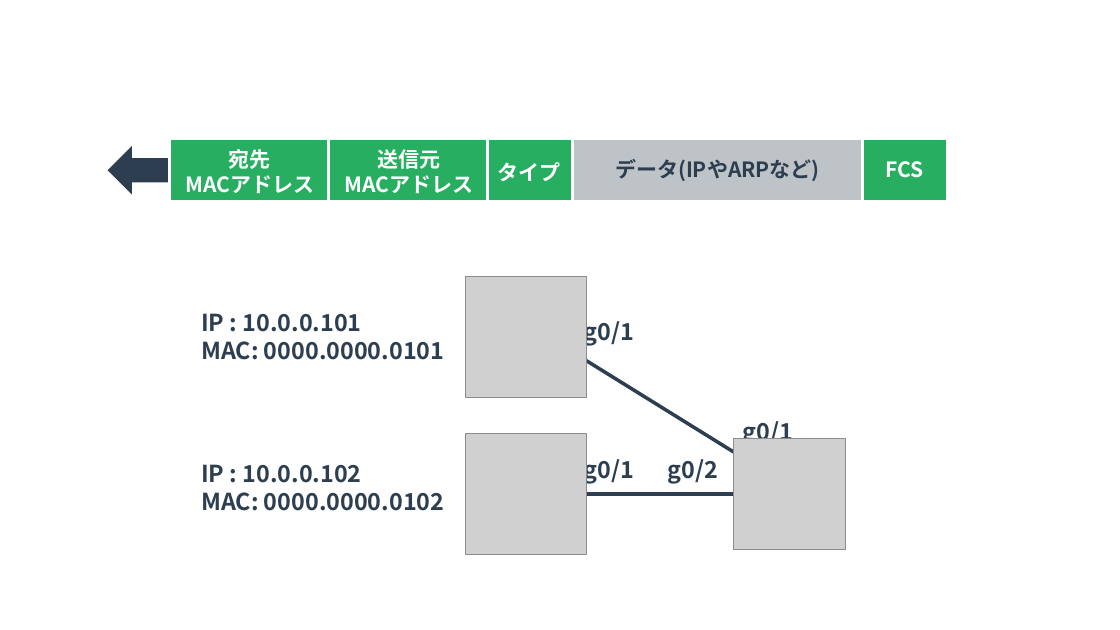
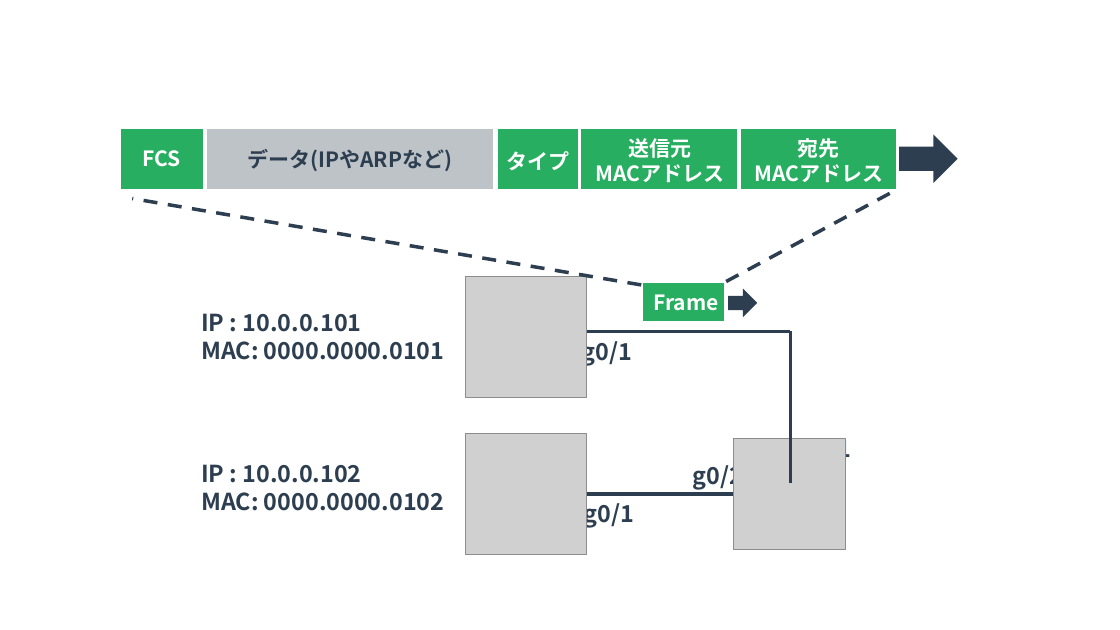
Before and after one commit to yuichi110/www.yuichi.com-network, a slide deck: slide 5 of slides/0025.pptx (slide 7 before the commit). Drawn at 1120x630 pixels with LibreOffice and Linux fonts; fonts in the diff are those of the drawing; grey boxes stand for pictures. Boxes give left, top, right and bottom in pixels: in the first picture for what was removed or moved away, otherwise in the second. Text is boxed around its words. In the diff, an @@ line names an element or a change of style, - is before the commit and + after.

```diff
--- a/slides/0025.pptx
+++ b/slides/0025.pptx
@@ rectangle: place and size @@
-rectangle at (863, 138, 948, 202)
+rectangle at (119, 127, 204, 191)
@@ text "FCS": place and size @@
-text "FCS" at (886, 161, 924, 178)
+text "FCS" at (143, 150, 181, 167)
@@ rectangle: place and size @@
-rectangle at (573, 138, 863, 202)
+rectangle at (205, 128, 495, 192)
@@ text "データ(IPやARPなど)": place and size @@
-text "データ(IPやARPなど)" at (615, 159, 820, 181)
+text "データ(IPやARPなど)" at (248, 149, 453, 171)
@@ text "タイプ": place and size @@
-text "タイプ" at (498, 162, 561, 181)
+text "タイプ" at (506, 151, 569, 170)
@@ rectangle: place and size @@
-rectangle at (487, 138, 572, 202)
+rectangle at (497, 127, 581, 191)
@@ rectangle: place and size @@
-rectangle at (329, 138, 488, 202)
+rectangle at (580, 127, 739, 191)
@@ text "送信元": place and size @@
-text "送信元" at (344, 149, 473, 194)
+text "送信元" at (595, 138, 724, 183)
@@ rectangle: place and size @@
-rectangle at (170, 138, 329, 202)
+rectangle at (739, 127, 898, 191)
@@ text "宛先": place and size @@
-text "宛先" at (185, 149, 314, 194)
+text "宛先" at (754, 138, 883, 183)
@@ left arrow at (860, 134, 958, 183): rotation 0 to 180 degrees @@
@@ line added from (641, 285) to (132, 198), #2C3E50 3 pt dashed @@
@@ line added from (727, 281) to (895, 191), #2C3E50 3 pt dashed @@
@@ rectangle added at (641, 281, 726, 323), fill #27AE60, outline #FFFFFF 3 pt @@
@@ text added at (653, 294, 718, 311), 18 pt, text #FFFFFF, bold @@
+Frame
@@ left arrow added at (704, 289, 757, 318), fill #2C3E50 @@
@@ line moved from (539, 332) - (790, 486) to (539, 332) - (791, 332) @@
@@ text "g0/1": place and size @@
-text "g0/1" at (584, 316, 635, 346)
+text "g0/1" at (581, 336, 632, 366)
@@ line added from (791, 484) to (791, 332), #2C3E50 3 pt @@
@@ text "g0/1" rewrapped from (743, 421, 794, 439) to (801, 434, 852, 464) @@
@@ text "g0/2" rewrapped from (668, 459, 719, 484) to (693, 460, 744, 490) @@
@@ text "g0/1": place and size @@
-text "g0/1" at (584, 454, 635, 484)
+text "g0/1" at (583, 499, 634, 529)
```
Also in this commit, not shown: 3 other slides changed, 1 slide added, 1 other file.
